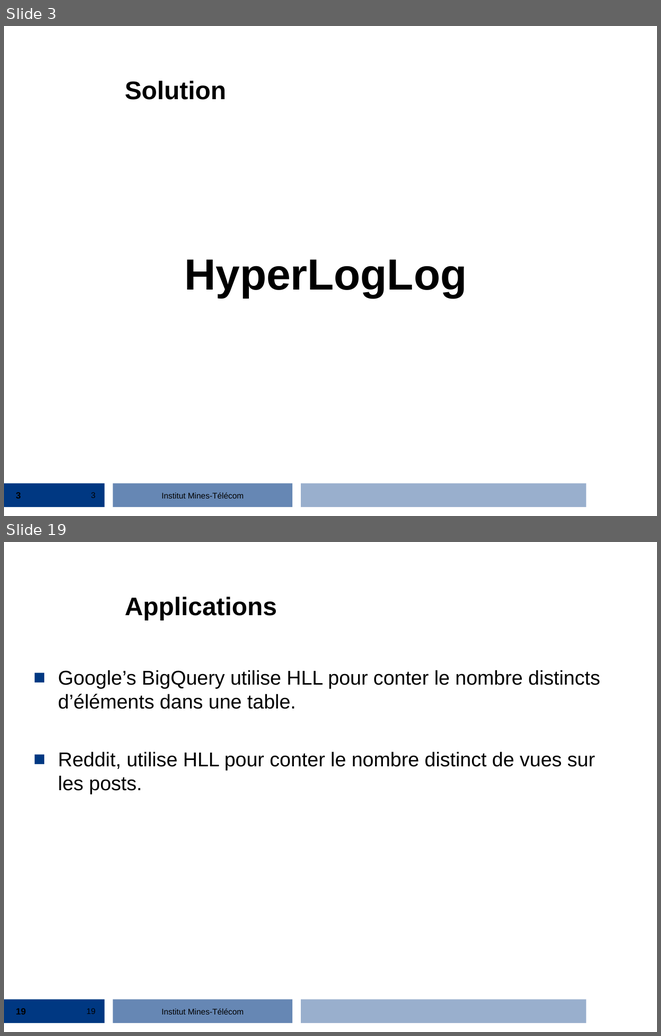
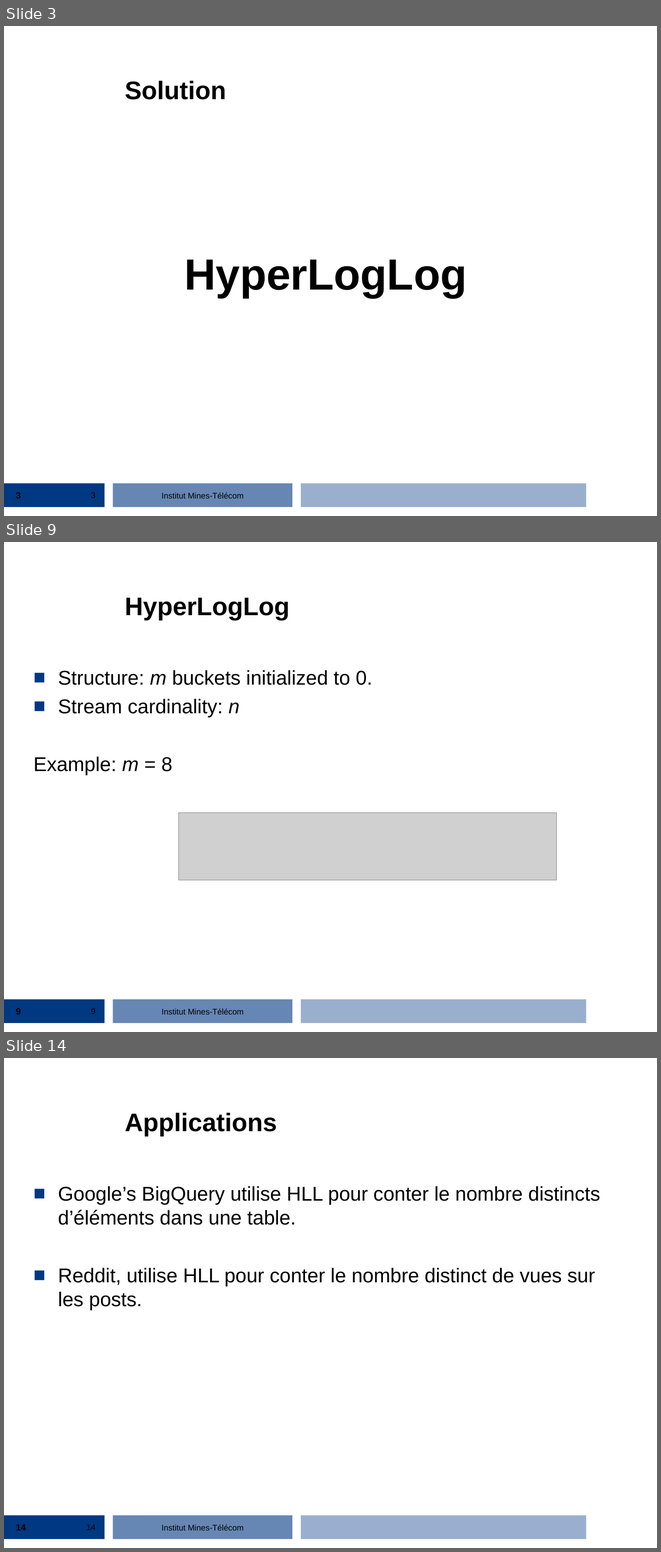
Before and after one commit to streaming-algorithms/hyper_log_log, a slide deck: 2_hyperloglog.ppt. Shown one above the other, each under a label of ours: slides 3 and 19 before the commit, slides 3, 9 and 14 after it; the slides between them are not shown. The pictures are 661x1036 and 661x1552 pixels, drawn with LibreOffice and Linux fonts; fonts in the diff are those of the drawing; grey boxes stand for pictures; background and template pictures are left out. Boxes give left, top, right and bottom in pixels: in the first picture for what was removed or moved away, otherwise in the second. Text is boxed around its words. In the diff, an @@ line names an element or a change of style, - is before the commit and + after.

```diff
--- a/2_hyperloglog.ppt
+++ b/2_hyperloglog.ppt
@@ slide 9 added at <box>4,542,657,1032</box>, background #FFFFFF; not listed: 4 template elements that a slide beside it also shows @@
@@ title added at <box>125,598,290,620</box>, 28 pt, text #000000, bold @@
+HyperLogLog
@@ text added at <box>34,670,372,775</box>, 22 pt, text #000000 @@
+■ Structure: m buckets initialized to 0.
+■ Stream cardinality: n
+Example: m = 8
@@ picture added at <box>179,812,557,880</box> @@
@@ page number added at <box>16,1008,21,1014</box>, 10 pt, text #000000, bold @@
+9
@@ page number added at <box>91,1008,96,1014</box>, 9 pt, text #000000 @@
+9
@@ what was slide 19 is now slide 14 @@
@@ page number at <box>16,1524,26,1530</box>: text changed @@
-19
+14
@@ page number at <box>87,1524,96,1530</box>: text changed @@
-19
+14
```
Also in this commit, not shown: 12 other slides added, 18 slides removed.
